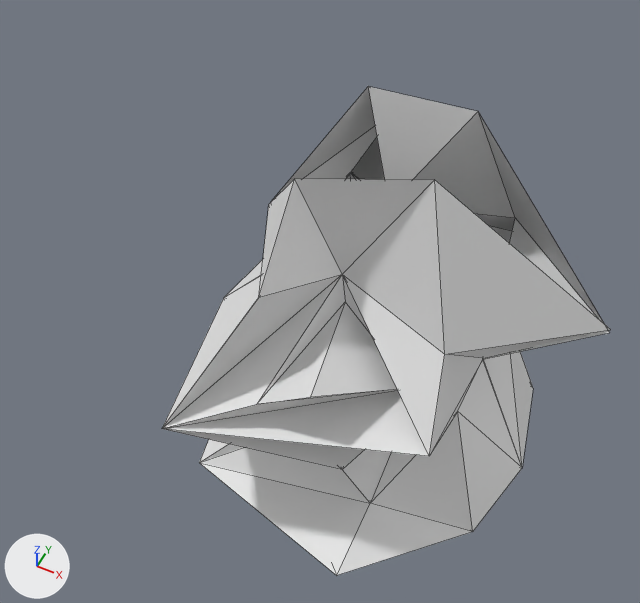
One commit to the Blender file S/Assets/Meshes/troll.blend: the scene before it, then after it.
Camera for both pictures: a 50 mm camera at (4.46, -10.38, 16.78) aimed at (-0.59, -0.3, 4.18). The axes (+X, +Y, +Z) are drawn at lower left. The lights are the same throughout. Mesh edges are drawn as thin lines.
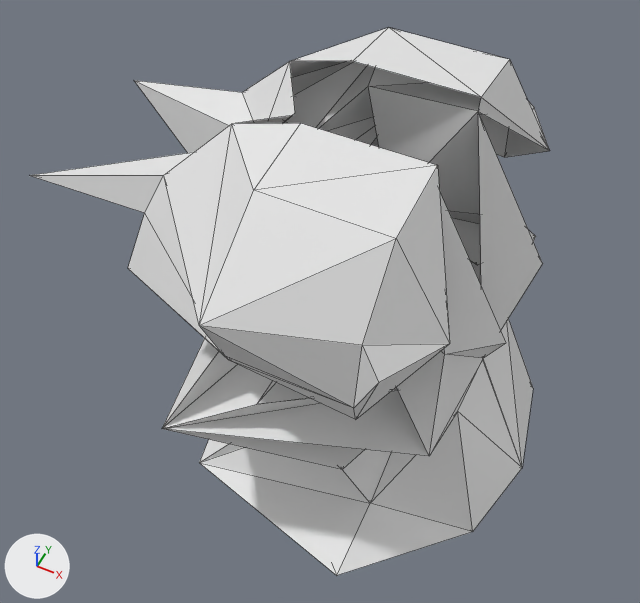
Commit message: Second iteration of the troll model.

Changed parts and their boxes (x1, y1, x2, y2) in the pictures (640 x 603 px):
'Cube', reshaped (16% wider, 12% taller): before (162, 86, 611, 575); after (30, 28, 549, 575)
part 1 of me_cube_002, built on: before (259, 87, 611, 359); after (30, 28, 549, 420)

Edits to the bpy script that builds the scene:
```text
Change me_cube_002:
    used by ob_cube; location = (1.58, 0.21, 1.91)
    remove me_cube_002.from_pydata(...)  # 29 vertices, 46 faces; spans x -4.74..2.96, y -0.04..3.93, z -1.21..6.39
    add me_cube_002.from_pydata(...)  # 59 vertices, 99 faces; spans x -7.56..2.29, y -0.02..4.1, z -1.21..6.66
    me_cube_002 part 1
    3 faces are deleted
    1 vertex moves from x 2.96, y -0.04, z 3.58 to x 1.49, y 1.01, z 3.58
    25 vertices are added at x -7.56..0.93, y 0.04..4.1, z 3.17..6.66
    5 new vertices lie (2.21, 0.0, 0.0) away from vertices in x -2.27, y 0.92..3.59, z 4.04..6.66
    56 new faces join them
```
